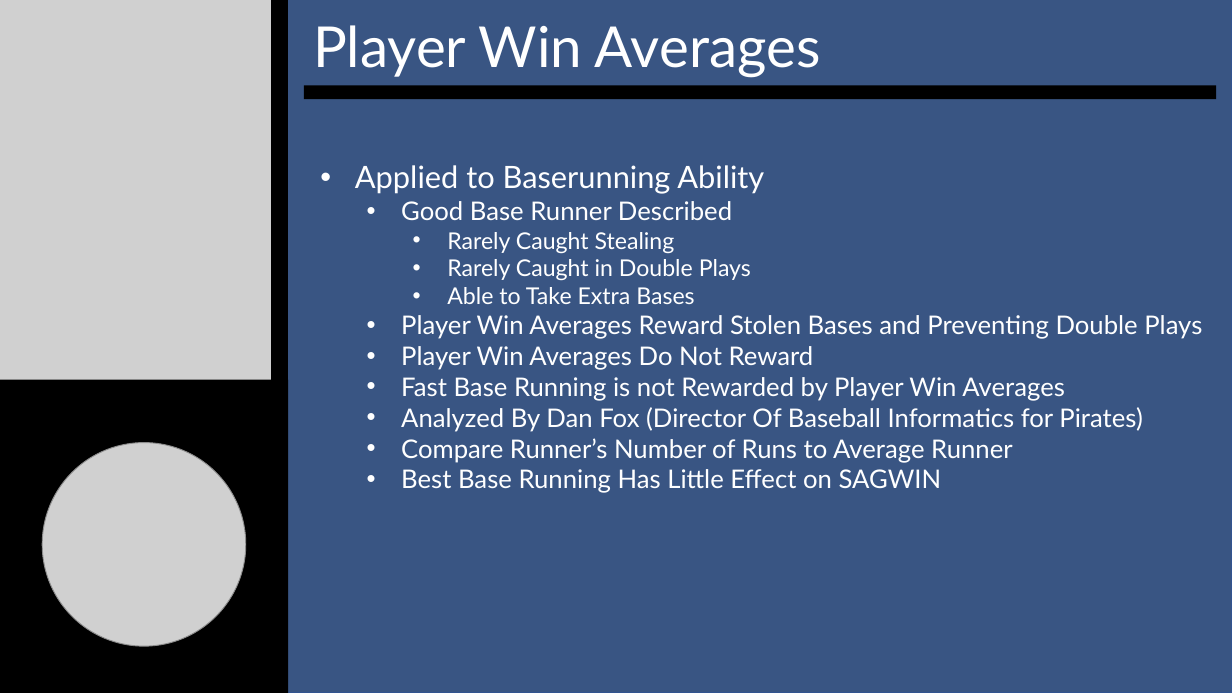
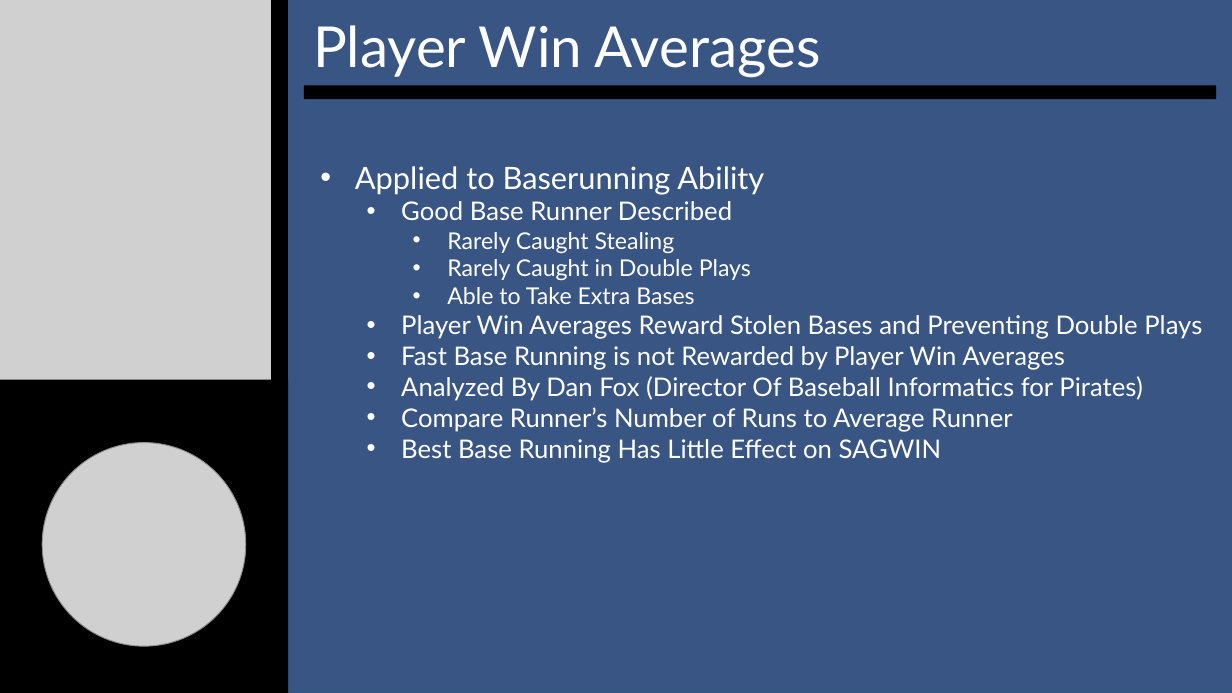
Before and after one commit to SuperMarioGiacomazzo/STOR538_WEBSITE, a slide deck: slide 7 of Slides/Baseball 6/Baseball_6_Lecture.pptx. Drawn at 1232x693 pixels with LibreOffice and Linux fonts; fonts in the diff are those of the drawing; grey boxes stand for pictures. Boxes give left, top, right and bottom in pixels: in the first picture for what was removed or moved away, otherwise in the second. Text is boxed around its words. In the diff, an @@ line names an element or a change of style, - is before the commit and + after.

```diff
--- a/Slides/Baseball 6/Baseball_6_Lecture.pptx
+++ b/Slides/Baseball 6/Baseball_6_Lecture.pptx
@@ text at bbox=[401, 346, 814, 370]: paragraph removed @@
-  • Player Win Averages Do Not Reward
```
Also in this commit, not shown: 4 other files.
